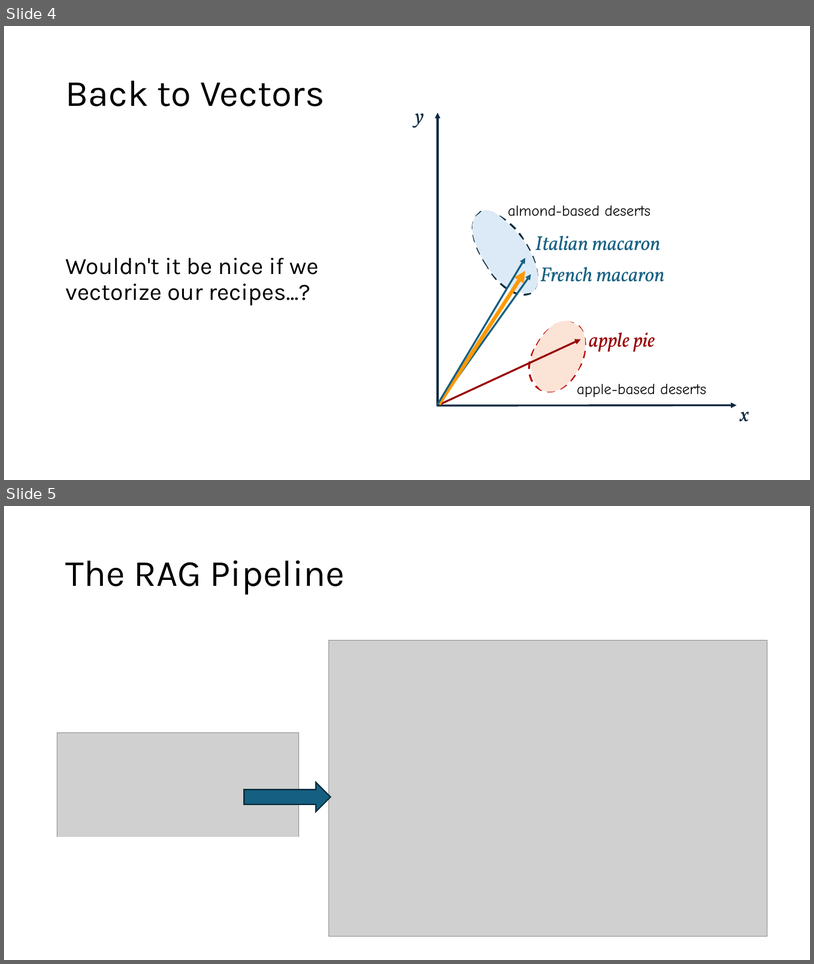
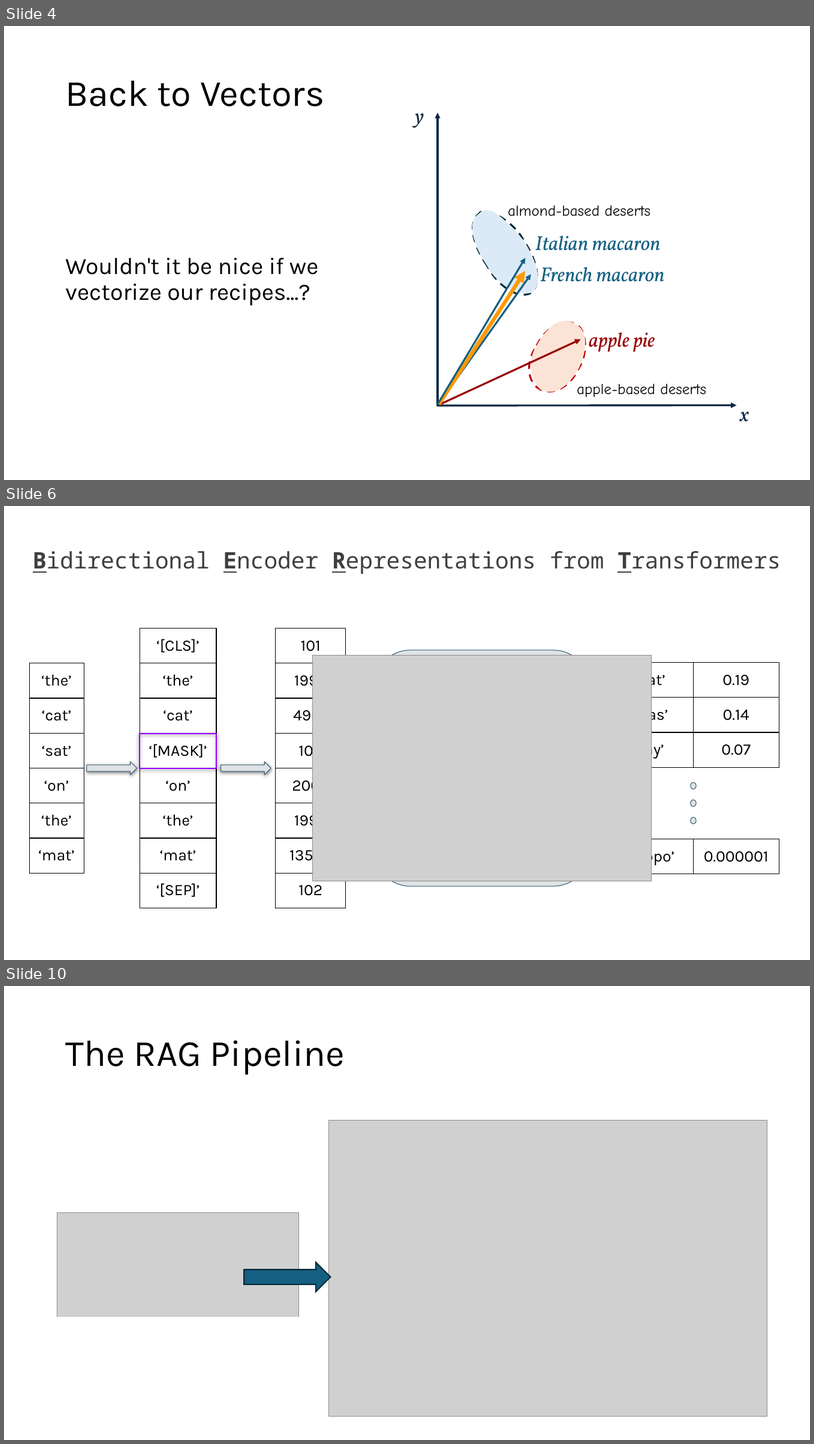
Before and after one commit to acceleratescience/large-language-models, a slide deck: slides/9-rag.pptx. Shown one above the other, each under a label of ours: slides 4 and 5 before the commit, slides 4, 6 and 10 after it; the slides between them are not shown. The pictures are 814x964 and 814x1444 pixels, drawn with LibreOffice and Linux fonts; fonts in the diff are those of the drawing; grey boxes stand for pictures. Boxes give left, top, right and bottom in pixels: in the first picture for what was removed or moved away, otherwise in the second. Text is boxed around its words. In the diff, an @@ line names an element or a change of style, - is before the commit and + after.

```diff
--- a/slides/9-rag.pptx
+++ b/slides/9-rag.pptx
@@ slide 6 added at (4,506,810,960), background #FFFFFF @@
@@ text added at (33,551,781,574), 27 pt, text #3F3F3F @@
+Bidirectional Encoder Representations from Transformers
@@ table added at (140,628,217,911), 8 rows, 1 columns @@
+‘[CLS]’
+‘the’
+‘cat’
+‘[MASK]’
+‘on’
+‘the’
+‘mat’
+‘[SEP]’
@@ table added at (276,628,346,911), 8 rows, 1 columns @@
+101
+1996
+4937
+103
+2006
+1996
+13523
+102
@@ table added at (29,663,84,875), 6 rows, 1 columns @@
+‘the’
+‘cat’
+‘sat’
+‘on’
+‘the’
+‘mat’
@@ picture added at (312,655,651,881) @@
@@ rounded rectangle added at (375,650,590,886), fill #DFE3E5, outline #335B74 0.75 pt @@
@@ table added at (608,662,780,768), 3 rows, 2 columns @@
+‘sat’ | 0.19
+‘was’ | 0.14
+‘lay’ | 0.07
@@ rectangle added at (140,733,217,769), outline #9900FF 1.5 pt @@
@@ right arrow added at (87,761,137,775), fill #DFE3E5, outline #335B74 0.75 pt @@
@@ right arrow added at (221,761,272,775), fill #DFE3E5, outline #335B74 0.75 pt @@
@@ right arrow added at (355,761,416,775), fill #DFE3E5, outline #335B74 0.75 pt @@
@@ right arrow added at (547,761,602,775), fill #DFE3E5, outline #335B74 0.75 pt @@
@@ ellipse added at (691,783,696,789), fill #DFE3E5, outline #335B74 0.75 pt @@
@@ ellipse added at (691,799,696,806), fill #DFE3E5, outline #335B74 0.75 pt @@
@@ ellipse added at (691,817,696,823), fill #DFE3E5, outline #335B74 0.75 pt @@
@@ table added at (608,839,780,874), 1 rows, 2 columns @@
+‘hippo’ | 0.000001
@@ what was slide 5 is now slide 10 @@
```
Also in this commit, not shown: 6 other slides added, 4 other files.
